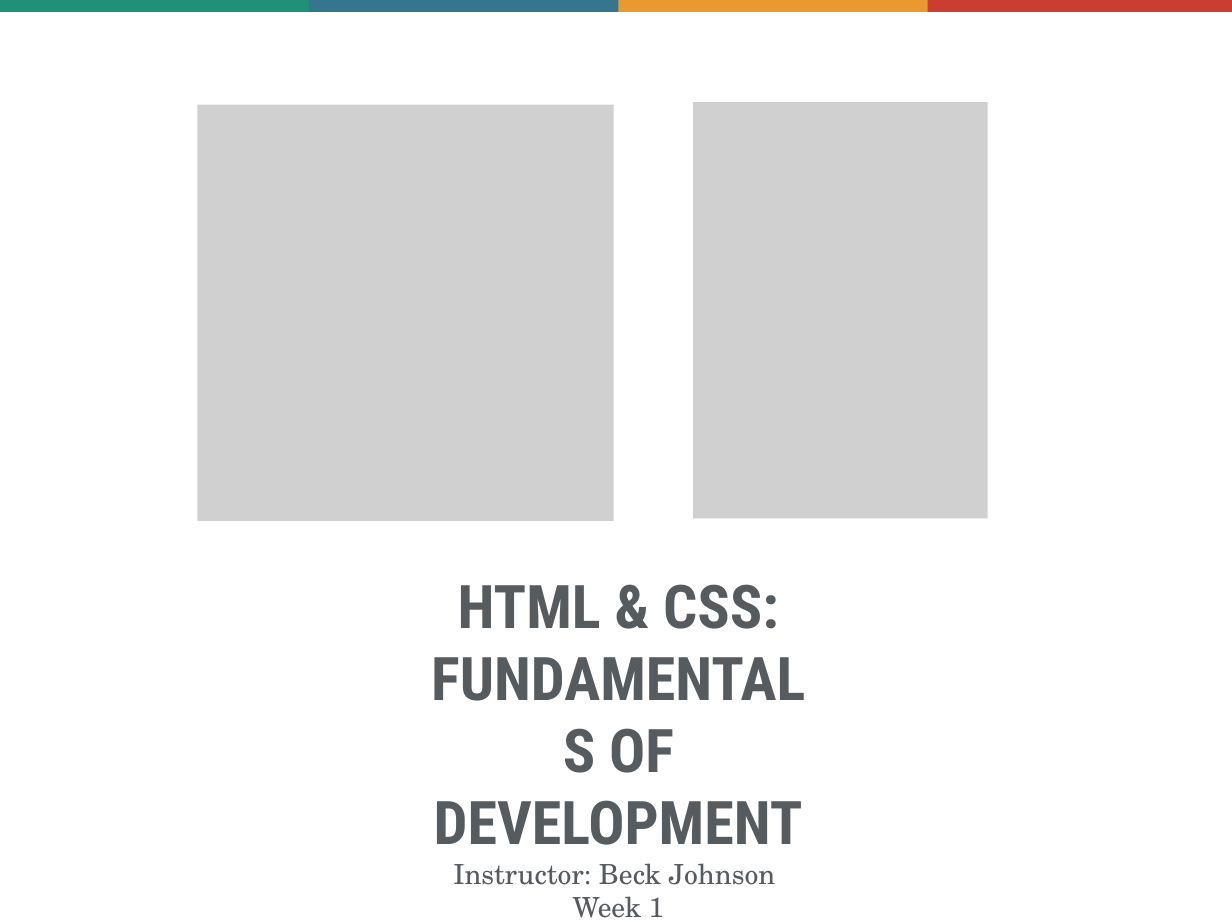
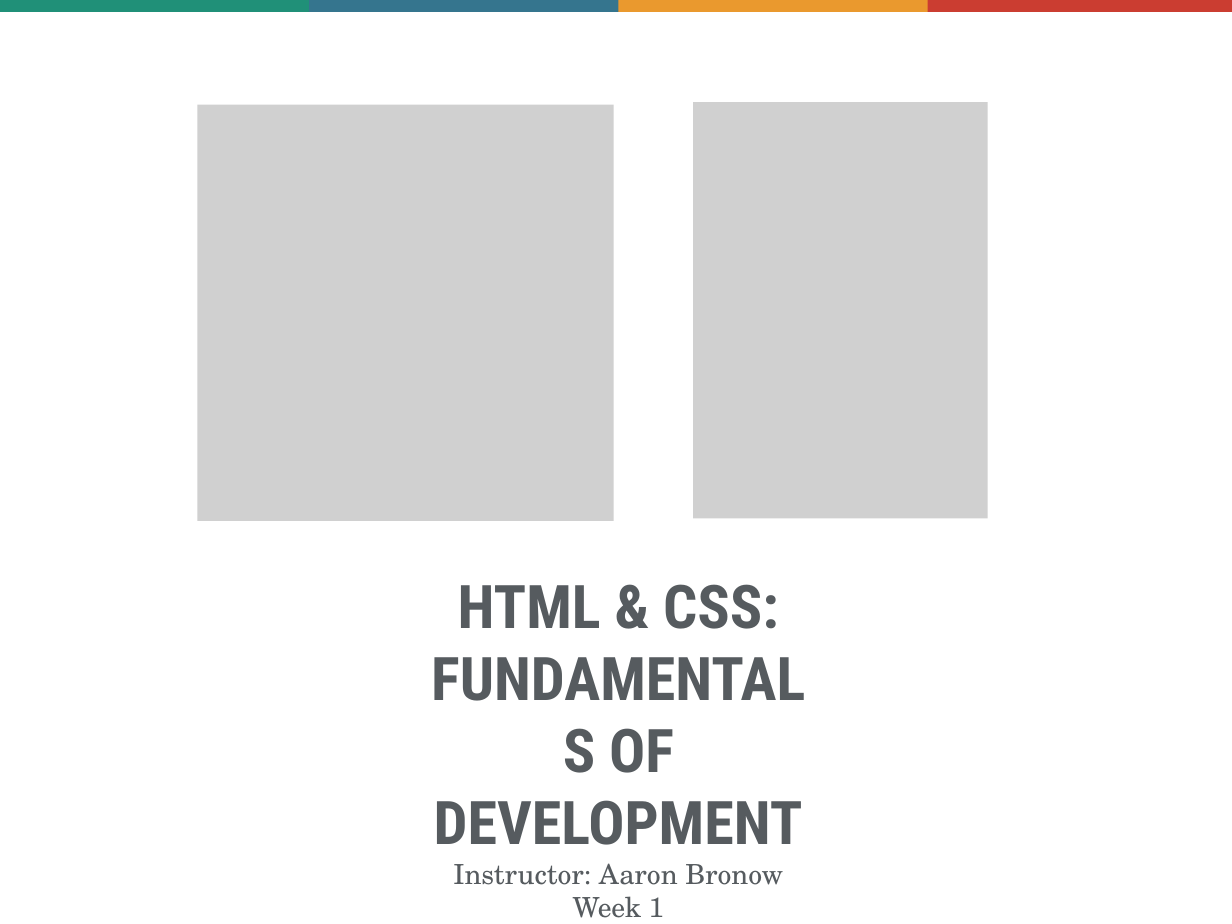
Before and after one commit to skornfeld/svc-class-jan-2018, a slide deck: slide 1 of slides/week-1.pptx. Drawn at 1232x924 pixels with LibreOffice and Linux fonts; fonts in the diff are those of the drawing; grey boxes stand for pictures. Boxes give left, top, right and bottom in pixels: in the first picture for what was removed or moved away, otherwise in the second. Text is boxed around its words. In the diff, an @@ line names an element or a change of style, - is before the commit and + after.

```diff
--- a/slides/week-1.pptx
+++ b/slides/week-1.pptx
@@ text at [453,863,783,918]: text changed @@
-Instructor: Beck Johnson Week 1
+Instructor: Aaron Bronow Week 1
```
Also in this commit, not shown: 2 other slides changed, 2 other files.
